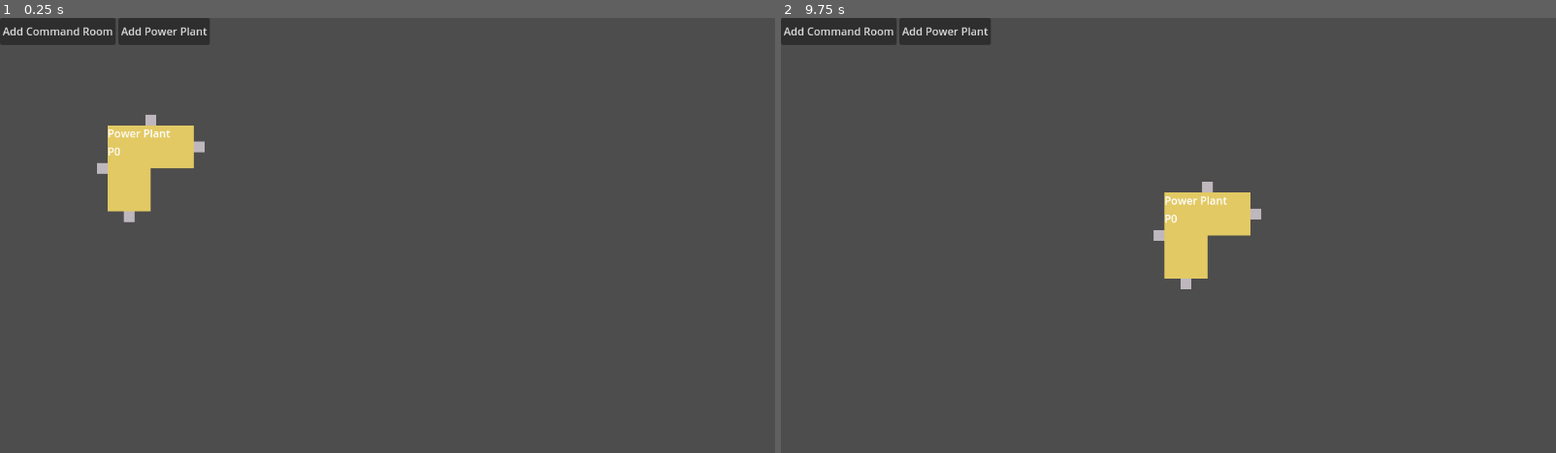
Above: before the commit, frames 1-2 (left to right).
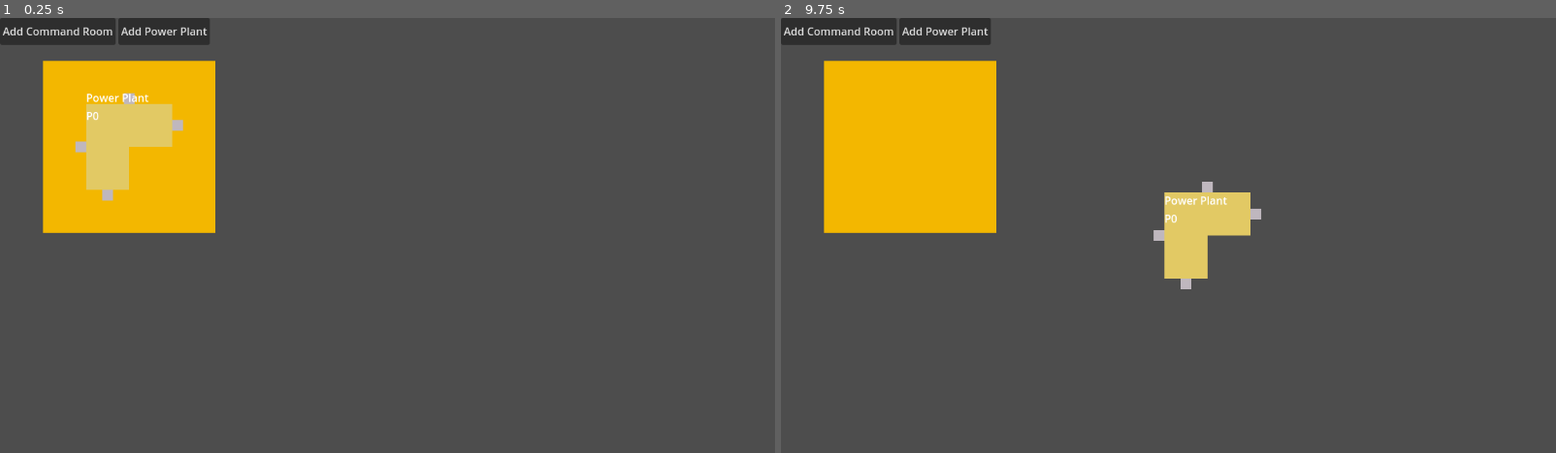
Above: after the commit, the same moments.

Repository: juhanikat/mothership
Game: Godot game, scene res://scenes/main.tscn
Same seed, same stepped clock (60 frames per second), same inputs: the game is played once before the commit and once after it.
Inputs (mouse positions are in pixels of both pictures, inside the frame that each line leads up to):
- Up to frame 1 (0.25 s): no input
- Up to frame 2 (9.75 s): click "Add Command Room" at 0.5 s; click "Add Power Plant" at 1.25 s; click "Add Command Room" at 2 s; click "Add Power Plant" at 2.75 s; click "Add Command Room" at 3.5 s; click "Add Power Plant" at 4.25 s; tap Enter at 5, 6.5, 8 s; move the mouse to (928, 170) at 5.02 s; hold Space (path_build_mode) 5.03-5.78 s; click (928, 170) at 5.17 s; move the mouse to (1013, 257) at 5.77 s; tap Space (path_build_mode) at 5.85, 6.8, 7.25, 7.35, 9.05 s; click (1013, 257) at 5.92 s; move the mouse to (1246, 139) at 6.52 s; hold R (rotate_tile) 6.53-7.28 s; click (1246, 139) at 6.67 s; move the mouse to (1129, 322) at 7.27 s; click (1129, 322) at 7.42 s; move the mouse to (1401, 300) at 8.02 s; hold Space (path_build_mode) 8.03-8.78 s; click (1401, 300) at 8.17 s; move the mouse to (936, 170) at 8.77 s; tap R (rotate_tile) at 8.85 s; click (936, 170) at 8.92 s; move the mouse to (1207, 235) at 9.52 s; hold Space (path_build_mode) from 9.53 s (still down); click (1207, 235) at 9.67 s

The runs differ from the first frame. In frame 1, 8.3% of the frame differs, in the area x 5-28%, y 9-50%; in frame 2, 8.8%.

Commit message:
add room info scene, and room info no longer rotates with room since it is a child of the main node

Diff:
--- a/RoomData.gd
+++ b/RoomData.gd
@@ -39,7 +39,7 @@
 	RoomShape.SquareShape: Vector2(64, 64)
 }
 
-## Where the top left corner of the room info should be.
+## Maps the shape of a room to the top left corner of the room the info should be.
 const room_info_pos = {
 	RoomShape.LShape: Vector2(-64, -64),
 	RoomShape.SquareShape: Vector2(-32, -32)
--- a/scenes/main.gd
+++ b/scenes/main.gd
@@ -8,10 +8,19 @@
 @export var path_line: Line2D
 
 @export var room_spawn_area: Area2D
+@export var room_spawn_area_polygon: CollisionPolygon2D
+@export var texture_polygon: Polygon2D
+
+# All room info boxes are children of this node
+@export var room_info_nodes: Control
+
 var room_scene = load("res://scenes/room.tscn")
+var room_info_scene = load("res://scenes/room_info.tscn")
 
 const room_data = RoomData.room_data
 var room_inside_spawn_area: bool = false
+
+var spawn_area_color = Color("f3b700")
 
 var all_connectors = []
 
@@ -23,6 +32,12 @@
 
 func _ready() -> void:
 	spawn_room(RoomData.RoomType.POWER_PLANT)
+	create_texture()
+
+
+func create_texture() -> void:
+	texture_polygon.polygon = room_spawn_area_polygon.polygon
+	texture_polygon.color = spawn_area_color
 
 
 func _unhandled_input(event: InputEvent) -> void:
@@ -32,6 +47,7 @@
 
 	if event is InputEventMouseButton and GlobalInputFlags.path_build_mode and event.is_pressed():
 		if not path_start:
+			path_line.clear_points() # clear the line from previous navigation
 			path_start = event.global_position
 		else:
 			path_end = event.global_position
@@ -54,8 +70,10 @@
 
 func spawn_room(room_type: RoomData.RoomType):
 	var new_room: Room = room_scene.instantiate()
-	new_room.init_room(RoomData.room_data[room_type])
-	new_room.global_position = room_spawn_area.position
+	var new_room_data = RoomData.room_data[room_type]
+	var new_room_shape = new_room_data["room_shape"]
+	new_room.init_room(new_room_data)
+	new_room.global_position = room_spawn_area.global_position
 
 	if room_inside_spawn_area:
 		print("Cannot spawn new room while existing one is inside spawn area!")
@@ -65,11 +83,19 @@
 	for connector in new_room.get_own_connectors():
 		all_connectors.append(connector)
 
+	# room info is a child of main scene because otherwise it will rotate with the room
+	var new_room_info: RoomInfo = room_info_scene.instantiate()
+	new_room_info.init_room_info(RoomData.room_data[room_type])
+	new_room_info.global_position = new_room.global_position + RoomData.room_info_pos[new_room_shape]
+	# room is responsible for moving info box with the room itself,
+	# so it needs a reference of it
+	new_room.room_info = new_room_info
+	room_info_nodes.add_child(new_room_info)
+
 
 func find_path(from: Vector2, to: Vector2) -> void:
 	## Find path between two positions.
 	nav_actor.global_position = from
-	path_line.clear_points() # clear the line from previous navigation
 	nav_agent.set_target_position(to)
 	if not nav_agent.is_target_reachable():
 		print("Position (%s) is not reachable from position (%s)!" % [str(to), str(from)])
--- a/scenes/main.tscn
+++ b/scenes/main.tscn
@@ -1,34 +1,44 @@
-[gd_scene load_steps=4 format=3 uid="uid://ony8uad06hvx"]
+[gd_scene load_steps=3 format=3 uid="uid://ony8uad06hvx"]
 
 [ext_resource type="Script" uid="uid://6umoox1qwm3k" path="res://scenes/main.gd" id="1_0wfyh"]
 [ext_resource type="PackedScene" uid="uid://d1spf4ifa2e2j" path="res://scenes/hud.tscn" id="2_0wfyh"]
 
-[sub_resource type="RectangleShape2D" id="RectangleShape2D_0wfyh"]
-size = Vector2(320, 320)
-
-[node name="Main" type="Node2D" node_paths=PackedStringArray("nav_actor", "nav_agent", "path_line", "room_spawn_area")]
+[node name="Main" type="Node2D" node_paths=PackedStringArray("nav_actor", "nav_agent", "path_line", "room_spawn_area", "room_spawn_area_polygon", "texture_polygon", "room_info_nodes")]
 script = ExtResource("1_0wfyh")
 nav_actor = NodePath("NavActor")
 nav_agent = NodePath("NavActor/NavigationAgent")
 path_line = NodePath("PathLine")
 room_spawn_area = NodePath("RoomSpawnArea")
+room_spawn_area_polygon = NodePath("RoomSpawnArea/CollisionPolygon2D")
+texture_polygon = NodePath("RoomSpawnArea/TexturePolygon")
+room_info_nodes = NodePath("RoomInfoNodes")
 
 [node name="HUD" parent="." instance=ExtResource("2_0wfyh")]
+
+[node name="RoomInfoNodes" type="Control" parent="."]
+layout_mode = 3
+anchors_preset = 0
+offset_right = 40.0
+offset_bottom = 40.0
 
 [node name="Camera2D" type="Camera2D" parent="."]
 anchor_mode = 0
 
 [node name="RoomSpawnArea" type="Area2D" parent="."]
-position = Vector2(224, 224)
+position = Vector2(192, 192)
 
-[node name="CollisionShape2D" type="CollisionShape2D" parent="RoomSpawnArea"]
-shape = SubResource("RectangleShape2D_0wfyh")
+[node name="CollisionPolygon2D" type="CollisionPolygon2D" parent="RoomSpawnArea"]
+polygon = PackedVector2Array(-128, -128, -128, 128, 128, 128, 128, -128)
+
+[node name="TexturePolygon" type="Polygon2D" parent="RoomSpawnArea"]
+color = Color(0.952941, 0.717647, 0, 1)
 
 [node name="NavActor" type="Node2D" parent="."]
 
 [node name="NavigationAgent" type="NavigationAgent2D" parent="NavActor"]
 
 [node name="PathLine" type="Line2D" parent="."]
+z_index = 1
 default_color = Color(0.286147, 0.60386, 1, 1)
 
 [connection signal="area_entered" from="RoomSpawnArea" to="." method="_on_room_spawn_area_area_entered"]
--- a/scenes/room.gd
+++ b/scenes/room.gd
@@ -3,10 +3,6 @@
 
 var connector_scene = load("res://scenes/connector.tscn")
 
-
-@export var room_info: Control
-@export var room_name_label: RichTextLabel
-@export var power_usage_label: RichTextLabel
 @export var texture_polygon: Polygon2D
 
 @export var nav_region: NavigationRegion2D
@@ -16,7 +12,9 @@
 @export var polygon: CollisionPolygon2D # actual CollisionPolygon of the room
 @export var all_room_shapes: Area2D # all possible room types are children of this node
 @onready var room_shapes: Dictionary[RoomData.RoomShape, PackedVector2Array]
+
 var clickable_area: Area2D # the clickable area around the room
+var room_info: Control # The room's info box, this is a child of the main node
 
 
 const LShape_dimensions = RoomData.room_shape_dimensions[RoomShape.LShape]
@@ -47,9 +45,6 @@
 	create_connectors()
 	# creates the clickable area for the room, depending on its shape
 	create_clickable_area()
-	# positions the info box of the room depending on its shape, and fills information
-	# from _data
-	create_info_box()
 
 
 func _ready() -> void:
@@ -96,7 +91,9 @@
 
 	if event is InputEventMouseMotion:
 		if is_picked:
-			global_position = get_global_mouse_position()
+			var global_mouse_pos = get_global_mouse_position()
+			global_position = global_mouse_pos
+			room_info.global_position = global_position + RoomData.room_info_pos[_shape]
 
 	elif event.is_action_pressed("rotate_tile") and is_picked:
 			target_rotation += 90
@@ -104,6 +101,8 @@
 
 func _process(_delta: float) -> void:
 	rotation_degrees = lerpf(rotation_degrees, target_rotation, 0.15)
+
+	#room_info.rotation_degrees =
 	#snap rotation to target value once close enough, might prevent some bugs with rounding
 	if abs(rotation_degrees - target_rotation) < 0.05:
 		rotation_degrees = target_rotation
@@ -139,13 +138,6 @@
 		var new_connector: Area2D = connector_scene.instantiate()
 		add_child(new_connector)
 		new_connector.position = connector_pos
-
-
-func create_info_box() -> void:
-	room_info.position = RoomData.room_info_pos[_shape]
-
-	room_name_label.text = _data["room_name"]
-	power_usage_label.text = "P" + str(_data["power_usage"])
 
 
 func create_navigation_region() -> void:
@@ -171,9 +163,6 @@
 			if is_ancestor_of(connector):
 				own_connectors.append(connector)
 	return own_connectors
-
-
-
 
 
 func check_connector_snap() -> void:
--- a/scenes/room.tscn
+++ b/scenes/room.tscn
@@ -2,11 +2,8 @@
 
 [ext_resource type="Script" uid="uid://bniolhgkcwsnj" path="res://scenes/room.gd" id="1_36trf"]
 
-[node name="Room" type="Node2D" node_paths=PackedStringArray("room_info", "room_name_label", "power_usage_label", "texture_polygon", "nav_region", "nav_agent", "room_area", "polygon", "all_room_shapes") groups=["Room", "RoomArea"]]
+[node name="Room" type="Node2D" node_paths=PackedStringArray("texture_polygon", "nav_region", "nav_agent", "room_area", "polygon", "all_room_shapes") groups=["Room", "RoomArea"]]
 script = ExtResource("1_36trf")
-room_info = NodePath("Info")
-room_name_label = NodePath("Info/RoomName")
-power_usage_label = NodePath("Info/PowerUsage")
 texture_polygon = NodePath("TexturePolygon")
 nav_region = NodePath("NavigationRegion2D")
 nav_agent = NodePath("Node2D/NavigationAgent2D")
@@ -16,25 +13,7 @@
 
 [node name="TexturePolygon" type="Polygon2D" parent="."]
 color = Color(0.884932, 0.78636, 0.391851, 1)
-polygon = PackedVector2Array(-472, -25, -221, -28, -235, 58)
 uv = PackedVector2Array(-472, -25, -221, -28, -235, 58)
-
-[node name="Info" type="VBoxContainer" parent="."]
-offset_right = 100.0
-offset_bottom = 464.0
-mouse_filter = 2
-
-[node name="RoomName" type="RichTextLabel" parent="Info"]
-layout_mode = 2
-mouse_filter = 2
-text = "room name"
-fit_content = true
-
-[node name="PowerUsage" type="RichTextLabel" parent="Info"]
-layout_mode = 2
-mouse_filter = 2
-text = "power usage"
-fit_content = true
 
 [node name="RoomArea" type="Area2D" parent="." groups=["RoomArea"]]
 
--- /dev/null
+++ b/scenes/room_info.gd
@@ -0,0 +1,17 @@
+extends VBoxContainer
+class_name RoomInfo
+
+
+@export var room_name_label: RichTextLabel
+@export var power_usage_label: RichTextLabel
+
+
+
+func init_room_info(_data) -> void:
+	#  fills information from _data (positioning is done in main.gd)
+	room_name_label.text = _data["room_name"]
+	power_usage_label.text = "P" + str(_data["power_usage"])
+
+
+func _ready() -> void:
+	pass
--- /dev/null
+++ b/scenes/room_info.tscn
@@ -0,0 +1,31 @@
+[gd_scene load_steps=2 format=3 uid="uid://b2hljfbu67bkx"]
+
+[ext_resource type="Script" uid="uid://ckk2sqm7720y" path="res://scenes/room_info.gd" id="1_xv4oe"]
+
+[node name="RoomInfo" type="VBoxContainer" node_paths=PackedStringArray("room_name_label", "power_usage_label")]
+z_index = 1
+custom_minimum_size = Vector2(128, 0)
+anchors_preset = -1
+anchor_right = 0.111111
+anchor_bottom = 0.197531
+grow_horizontal = 2
+grow_vertical = 2
+size_flags_horizontal = 3
+size_flags_vertical = 3
+mouse_filter = 2
+script = ExtResource("1_xv4oe")
+room_name_label = NodePath("RoomName")
+power_usage_label = NodePath("PowerUsage")
+metadata/_edit_use_anchors_ = true
+
+[node name="RoomName" type="RichTextLabel" parent="."]
+layout_mode = 2
+mouse_filter = 2
+text = "room name"
+fit_content = true
+
+[node name="PowerUsage" type="RichTextLabel" parent="."]
+layout_mode = 2
+mouse_filter = 2
+text = "power usage"
+fit_content = true
Not shown, added: scenes/room_info.gd.uid
